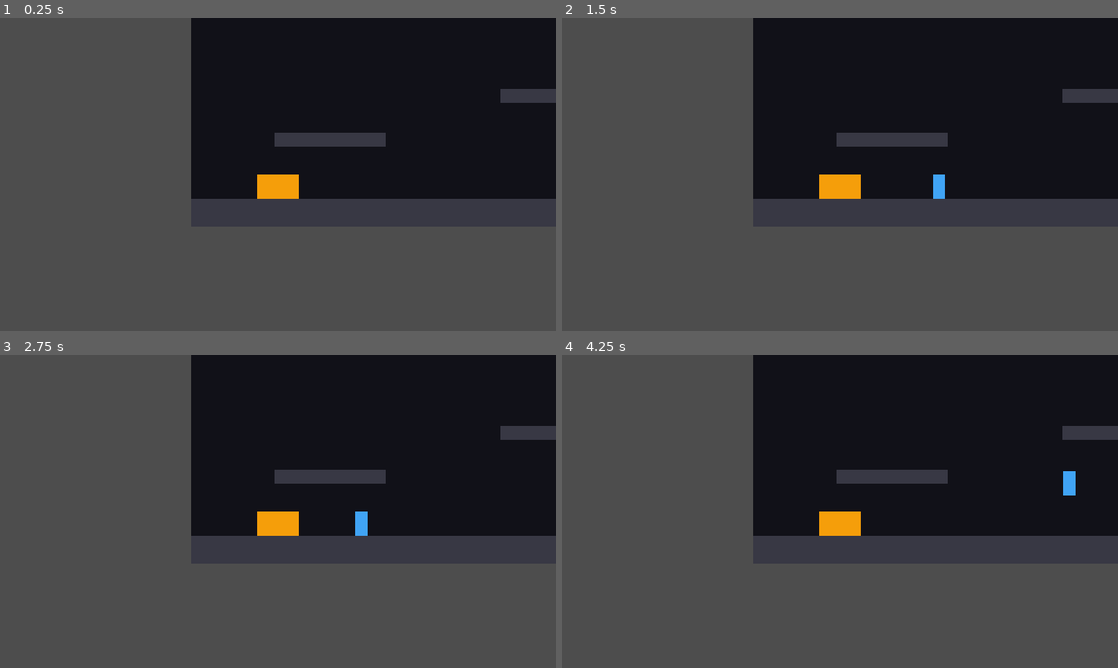
Above: before the commit, frames 1-4 (two rows, left to right).
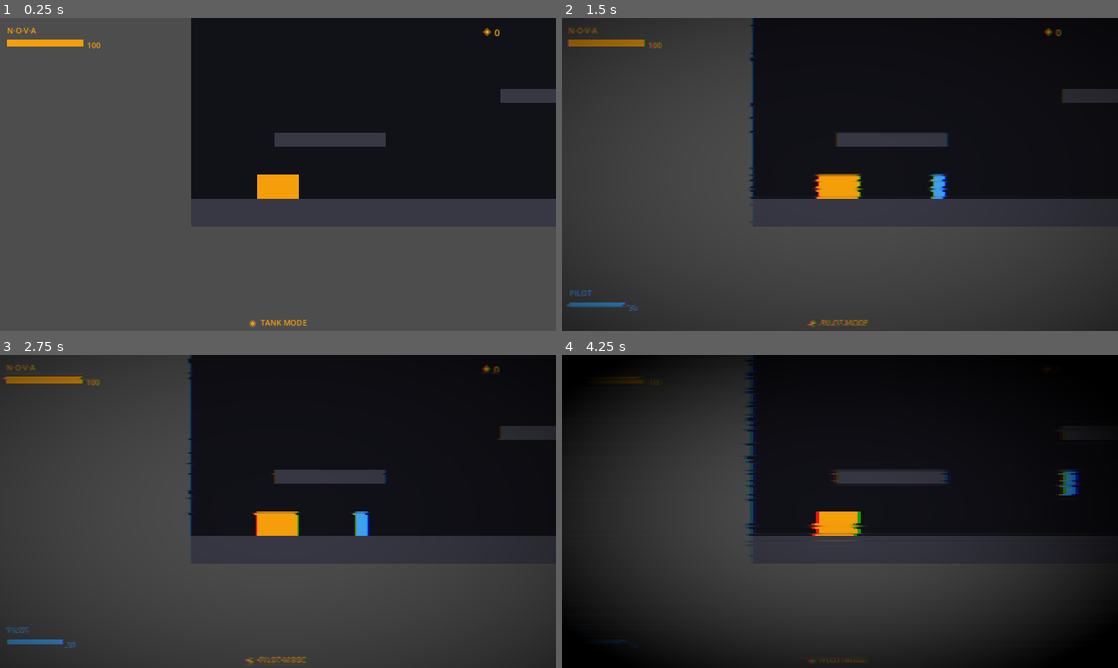
Above: after the commit, the same moments.

Repository: readycheck-studios/steeleternal
Game: Godot game, scene res://scenes/levels/TestRoom.tscn
The game is run twice, just before and just after one commit, with the same random seed, the same clock (stepped at 60 frames per second) and the same inputs.
Inputs:
- Up to frame 1 (0.25 s): no input
- Up to frame 2 (1.5 s): tap Enter at 0.5 s; hold Space (p_interact) 0.53-1.28 s; hold D (p_move_right) from 0.53 s (still down); tap W (p_jump) at 0.77 s; tap Space (p_interact) at 1.35 s
- Up to frame 3 (2.75 s): tap W (p_jump) at 1.52 s; release D (p_move_right) at 2.03 s; hold A (p_move_left) from 2.03 s (still down); hold Space (p_interact) from 2.03 s (still down)
- Up to frame 4 (4.25 s): release A (p_move_left) at 2.78 s; release Space (p_interact) at 2.78 s; hold D (p_move_right) from 2.78 s (still down); tap Space (p_interact) at 2.85 s; tap W (p_jump) at 3.02, 3.77 s; hold Space (p_interact) from 3.53 s (still down)

The runs differ from the first frame. In frame 1, 0.6% of the frame differs, in the area x 1-90%, y 3-99%; in frame 2, 11%; in frame 3, 9.9%; in frame 4, 44%, in the area x 0-100%, y 0-100%.

Commit message:
feat: add HUD — stability bar, phase dust, Jason HP, mode label, glitch overlay
- scenes/ui/HUD.tscn: CanvasLayer(Z=80) with NOVA stability bar (amber),
  phase dust counter (top-right), Jason HP bar (bottom-left, Pilot-only),
  mode label (bottom-center), stalled alert (center, hidden); plus
  CanvasLayer(Z=100) GlitchRect wired to neural_glitch.gdshader
- scripts/ui/hud.gd: connects to Events bus — stability, HP, pawn swap,
  tank stalled, tether strain; applies amber/blue StyleBoxFlat overrides
  in code; drives ShaderMaterial interference_strength from tether severity
- scenes/levels/TestRoom.tscn: instance HUD scene

Co-Authored-By: Claude Sonnet 4.6 <noreply@anthropic.com>

Diff:
--- a/godot/scenes/levels/TestRoom.tscn
+++ b/godot/scenes/levels/TestRoom.tscn
@@ -1,6 +1,7 @@
-[gd_scene load_steps=5 format=3]
+[gd_scene load_steps=6 format=3]
 
 [ext_resource type="PackedScene" path="res://scenes/player/PlayerRoot.tscn" id="1_player"]
+[ext_resource type="PackedScene" path="res://scenes/ui/HUD.tscn" id="2_hud"]
 
 [sub_resource type="RectangleShape2D" id="RectangleShape2D_floor"]
 size = Vector2(640, 32)
@@ -69,3 +70,5 @@
 
 [node name="PlayerRoot" parent="." instance=ExtResource("1_player")]
 position = Vector2(100, 300)
+
+[node name="HUD" parent="." instance=ExtResource("2_hud")]
--- /dev/null
+++ b/godot/scenes/ui/HUD.tscn
@@ -0,0 +1,122 @@
+[gd_scene load_steps=4 format=3]
+
+[ext_resource type="Script" path="res://scripts/ui/hud.gd" id="1_hud"]
+[ext_resource type="Shader" path="res://shaders/neural_glitch.gdshader" id="2_shader"]
+
+[sub_resource type="ShaderMaterial" id="ShaderMaterial_glitch"]
+shader = ExtResource("2_shader")
+shader_parameter/interference_strength = 0.0
+
+[node name="HUDContainer" type="Node"]
+script = ExtResource("1_hud")
+
+; ─── Static HUD (Z = 80) ───────────────────────────────────────────────────
+[node name="StaticHUD" type="CanvasLayer" parent="."]
+layer = 80
+
+[node name="HUDRoot" type="Control" parent="StaticHUD"]
+anchors_preset = 15
+anchor_right = 1.0
+anchor_bottom = 1.0
+grow_horizontal = 2
+grow_vertical = 2
+mouse_filter = 2
+
+; ── N.O.V.A. Stability — top-left ──────────────────────────────────────────
+[node name="NOVAPanel" type="VBoxContainer" parent="StaticHUD/HUDRoot"]
+offset_left = 8.0
+offset_top = 8.0
+offset_right = 138.0
+offset_bottom = 52.0
+theme_override_constants/separation = 3
+
+[node name="NOVALabel" type="Label" parent="StaticHUD/HUDRoot/NOVAPanel"]
+text = "N·O·V·A"
+theme_override_font_sizes/font_size = 9
+
+[node name="StabilityRow" type="HBoxContainer" parent="StaticHUD/HUDRoot/NOVAPanel"]
+theme_override_constants/separation = 4
+
+[node name="StabilityBar" type="ProgressBar" parent="StaticHUD/HUDRoot/NOVAPanel/StabilityRow"]
+custom_minimum_size = Vector2(88, 8)
+max_value = 100.0
+value = 100.0
+show_percentage = false
+
+[node name="StabilityValue" type="Label" parent="StaticHUD/HUDRoot/NOVAPanel/StabilityRow"]
+text = "100"
+theme_override_font_sizes/font_size = 9
+
+; ── Phase Dust — top-right ──────────────────────────────────────────────────
+[node name="PhaseDustPanel" type="HBoxContainer" parent="StaticHUD/HUDRoot"]
+offset_left = 556.0
+offset_top = 8.0
+offset_right = 632.0
+offset_bottom = 26.0
+theme_override_constants/separation = 3
+
+[node name="DustIcon" type="Label" parent="StaticHUD/HUDRoot/PhaseDustPanel"]
+text = "◈"
+theme_override_font_sizes/font_size = 12
+
+[node name="DustCount" type="Label" parent="StaticHUD/HUDRoot/PhaseDustPanel"]
+text = "0"
+theme_override_font_sizes/font_size = 11
+
+; ── Jason HP — bottom-left, hidden in Tank mode ─────────────────────────────
+[node name="JasonPanel" type="VBoxContainer" parent="StaticHUD/HUDRoot"]
+offset_left = 8.0
+offset_top = 310.0
+offset_right = 142.0
+offset_bottom = 352.0
+visible = false
+theme_override_constants/separation = 3
+
+[node name="PilotLabel" type="Label" parent="StaticHUD/HUDRoot/JasonPanel"]
+text = "PILOT"
+theme_override_font_sizes/font_size = 9
+
+[node name="HPRow" type="HBoxContainer" parent="StaticHUD/HUDRoot/JasonPanel"]
+theme_override_constants/separation = 4
+
+[node name="HPBar" type="ProgressBar" parent="StaticHUD/HUDRoot/JasonPanel/HPRow"]
+custom_minimum_size = Vector2(64, 6)
+max_value = 30.0
+value = 30.0
+show_percentage = false
+
+[node name="HPValue" type="Label" parent="StaticHUD/HUDRoot/JasonPanel/HPRow"]
+text = "30"
+theme_override_font_sizes/font_size = 9
+
+; ── Mode Label — bottom-center ──────────────────────────────────────────────
+[node name="ModeLabel" type="Label" parent="StaticHUD/HUDRoot"]
+offset_left = 220.0
+offset_top = 344.0
+offset_right = 420.0
+offset_bottom = 358.0
+horizontal_alignment = 1
+text = "◉  TANK MODE"
+theme_override_font_sizes/font_size = 9
+
+; ── Stalled Alert — center screen, hidden until triggered ───────────────────
+[node name="StalledAlert" type="Label" parent="StaticHUD/HUDRoot"]
+offset_left = 140.0
+offset_top = 154.0
+offset_right = 500.0
+offset_bottom = 180.0
+horizontal_alignment = 1
+text = "⚠  N·O·V·A  STALLED"
+theme_override_font_sizes/font_size = 14
+theme_override_colors/font_color = Color(1.0, 0.28, 0.08, 1.0)
+visible = false
+
+; ─── Glitch Overlay (Z = 100) ──────────────────────────────────────────────
+[node name="GlitchOverlay" type="CanvasLayer" parent="."]
+layer = 100
+
+[node name="GlitchRect" type="ColorRect" parent="GlitchOverlay"]
+offset_right = 640.0
+offset_bottom = 360.0
+mouse_filter = 2
+material = SubResource("ShaderMaterial_glitch")
--- /dev/null
+++ b/godot/scripts/ui/hud.gd
@@ -0,0 +1,88 @@
+# hud.gd
+# HUD controller. Listens to Events signals and updates all UI elements.
+# Also drives the neural glitch overlay via on_tether_strained.
+# All styling is applied in _apply_styles() to keep the .tscn clean.
+extends Node
+
+const AMBER      := Color(0.961, 0.620, 0.043, 1.0)
+const BLUE_PILOT := Color(0.251, 0.647, 0.961, 1.0)
+const BAR_BG     := Color(0.067, 0.067, 0.098, 0.90)
+
+@onready var nova_label:      Label       = $StaticHUD/HUDRoot/NOVAPanel/NOVALabel
+@onready var stability_bar:   ProgressBar = $StaticHUD/HUDRoot/NOVAPanel/StabilityRow/StabilityBar
+@onready var stability_value: Label       = $StaticHUD/HUDRoot/NOVAPanel/StabilityRow/StabilityValue
+@onready var dust_icon:       Label       = $StaticHUD/HUDRoot/PhaseDustPanel/DustIcon
+@onready var dust_count:      Label       = $StaticHUD/HUDRoot/PhaseDustPanel/DustCount
+@onready var jason_panel:     Control     = $StaticHUD/HUDRoot/JasonPanel
+@onready var pilot_label:     Label       = $StaticHUD/HUDRoot/JasonPanel/PilotLabel
+@onready var hp_bar:          ProgressBar = $StaticHUD/HUDRoot/JasonPanel/HPRow/HPBar
+@onready var hp_value:        Label       = $StaticHUD/HUDRoot/JasonPanel/HPRow/HPValue
+@onready var mode_label:      Label       = $StaticHUD/HUDRoot/ModeLabel
+@onready var stalled_alert:   Label       = $StaticHUD/HUDRoot/StalledAlert
+@onready var glitch_rect:     ColorRect   = $GlitchOverlay/GlitchRect
+
+
+func _ready() -> void:
+	_apply_styles()
+	_connect_signals()
+	dust_count.text = str(GameData.phase_dust)
+
+
+func _connect_signals() -> void:
+	Events.on_tank_stability_changed.connect(_on_stability_changed)
+	Events.on_jason_health_changed.connect(_on_hp_changed)
+	Events.on_pawn_swapped.connect(_on_pawn_swapped)
+	Events.on_tank_stalled.connect(_on_tank_stalled)
+	Events.on_tether_strained.connect(_on_tether_strained)
+
+
+func _apply_styles() -> void:
+	# Label colors
+	for lbl: Label in [nova_label, stability_value, dust_icon, dust_count, mode_label]:
+		lbl.add_theme_color_override("font_color", AMBER)
+	pilot_label.add_theme_color_override("font_color", BLUE_PILOT)
+	hp_value.add_theme_color_override("font_color", BLUE_PILOT)
+
+	# Stability bar — amber fill on dark background
+	var amber_fill := StyleBoxFlat.new()
+	amber_fill.bg_color = AMBER
+	var bar_bg := StyleBoxFlat.new()
+	bar_bg.bg_color = BAR_BG
+	stability_bar.add_theme_stylebox_override("fill", amber_fill)
+	stability_bar.add_theme_stylebox_override("background", bar_bg)
+
+	# HP bar — blue fill
+	var blue_fill := StyleBoxFlat.new()
+	blue_fill.bg_color = BLUE_PILOT
+	hp_bar.add_theme_stylebox_override("fill", blue_fill)
+	hp_bar.add_theme_stylebox_override("background", bar_bg.duplicate())
+
+
+# --- Signal Handlers ---
+
+func _on_stability_changed(value: float) -> void:
+	stability_bar.value = value
+	stability_value.text = str(int(value))
+	if value > 0.0 and stalled_alert.visible:
+		stalled_alert.visible = false
+
+
+func _on_hp_changed(value: float) -> void:
+	hp_bar.value = value
+	hp_value.text = str(int(value))
+
+
+func _on_pawn_swapped(active_node: Node2D) -> void:
+	var is_jason := active_node.name == "Jason_Pilot"
+	jason_panel.visible = is_jason
+	mode_label.text = "◉  PILOT MODE" if is_jason else "◉  TANK MODE"
+
+
+func _on_tank_stalled() -> void:
+	stalled_alert.visible = true
+
+
+func _on_tether_strained(severity: float) -> void:
+	var mat := glitch_rect.material as ShaderMaterial
+	if mat:
+		mat.set_shader_parameter("interference_strength", severity)
